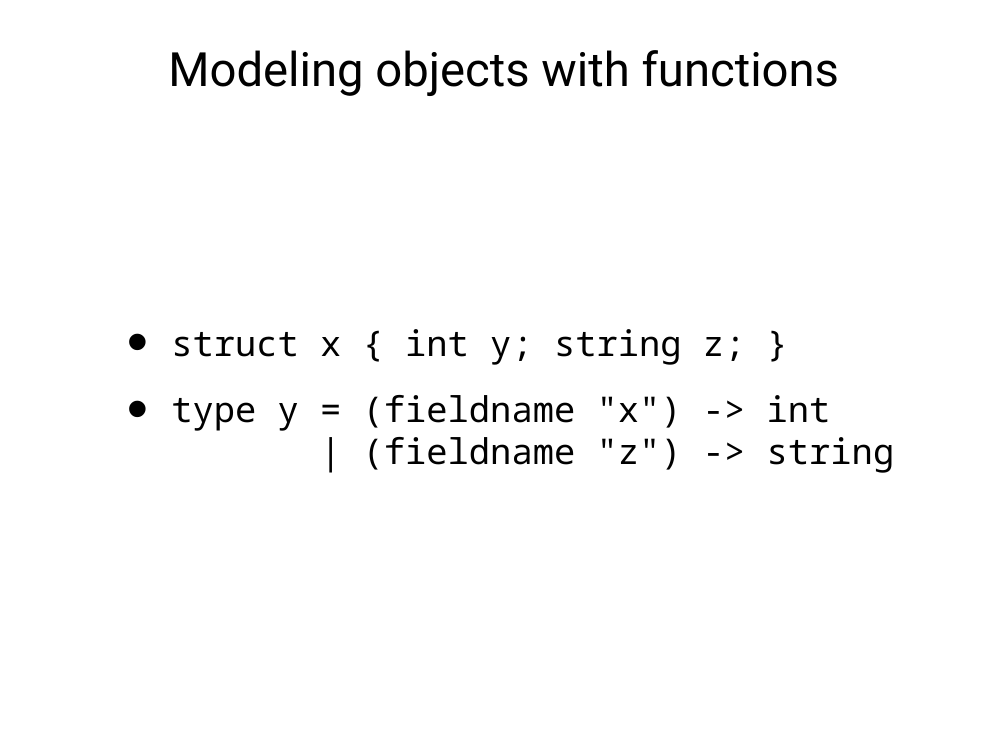
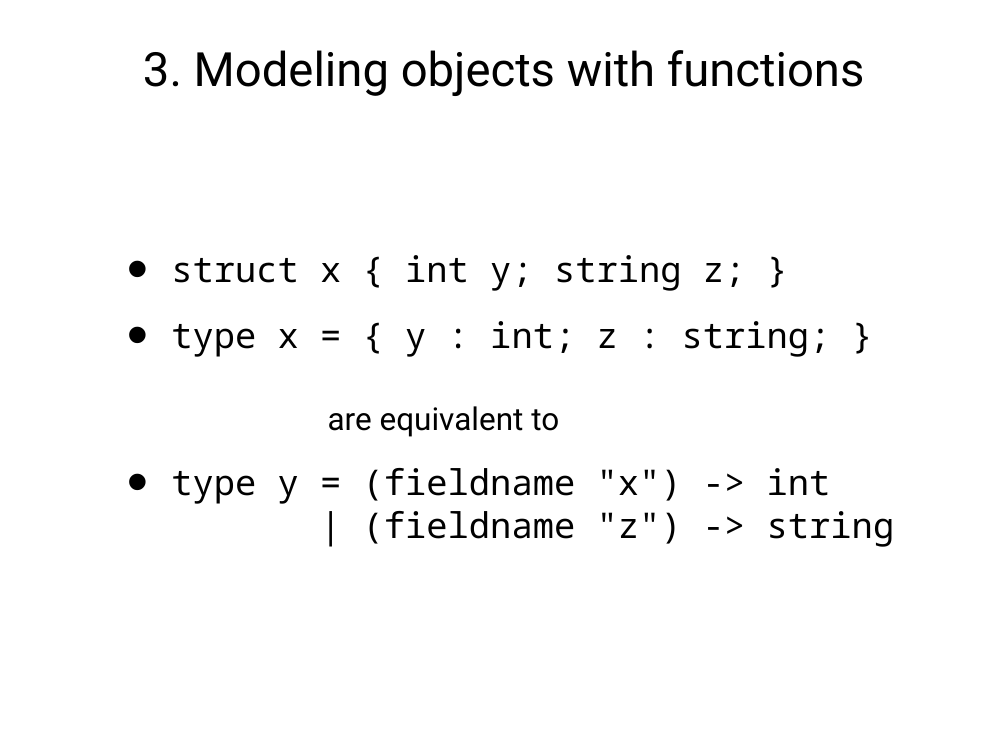
Before and after one commit to degoes-consulting/lambdaconf-2015, a slide deck: slide 15 of speakers/mcclure/IntroducingEmily0515_PPT.ppt (slide 14 before the commit). Drawn at 1008x756 pixels with LibreOffice and Linux fonts; fonts in the diff are those of the drawing. Boxes give left, top, right and bottom in pixels: in the first picture for what was removed or moved away, otherwise in the second. Text is boxed around its words. In the diff, an @@ line names an element or a change of style, - is before the commit and + after.

```diff
--- a/speakers/mcclure/IntroducingEmily0515_PPT.ppt
+++ b/speakers/mcclure/IntroducingEmily0515_PPT.ppt
@@ title at box(143, 50, 865, 96): text changed @@
-Modeling objects with functions
+3. Modeling objects with functions
@@ text at box(171, 321, 831, 437): paragraph added @@
+• type x = { y : int; z : string; }
+  are equivalent to
```
Also in this commit, not shown: 13 other slides changed, 5 slides added, 2 other files.
